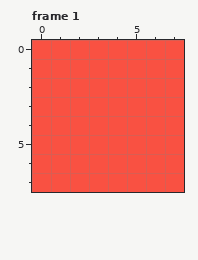
File history of a pixel-art file, assets/images/badthought.ase. Above is the file before it was changed.
8x8 pixels, 1 frame. Shown: frame 1. The commit also changed other frames, which this record leaves out.
After:
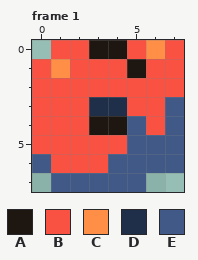
Palette (. is transparent): A #1e1610  B #f95142  C #ff8f46  D #1f2f49  E #405987
Edits made:
Frame 1:
y 0: x 0 B -> .; x 3..4 BB -> AA; x 6 B -> C
y 1: x 1 B -> C; x 5 B -> A
y 3: x 3..4 BB -> DD; x 7 B -> E
y 4: x 3..5 BBB -> AAE; x 7 B -> E
y 5: x 5..7 BBB -> EEE
y 6: x 0 B -> E; x 4..7 BBBB -> EEEE
y 7: x 0..7 BBBBBBBB -> .EEEEE..
Changed places in both pictures, as pixel boxes (x1, y1, x2, y2):
changed: (32, 40, 184, 192)
